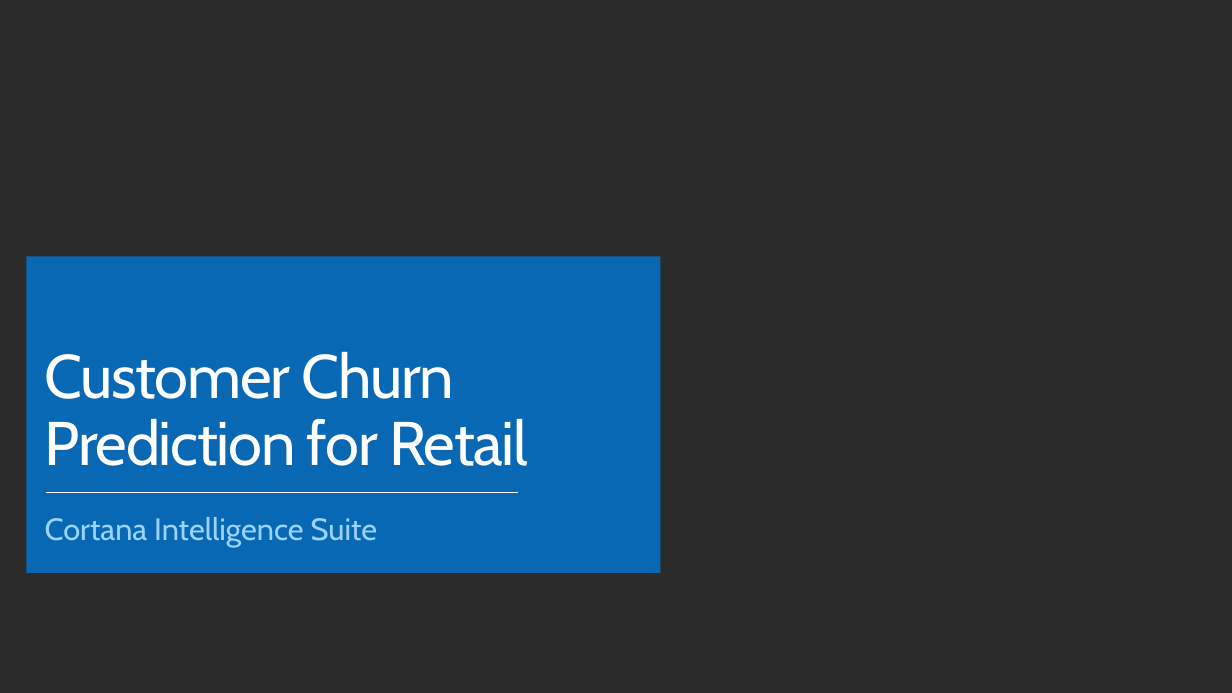
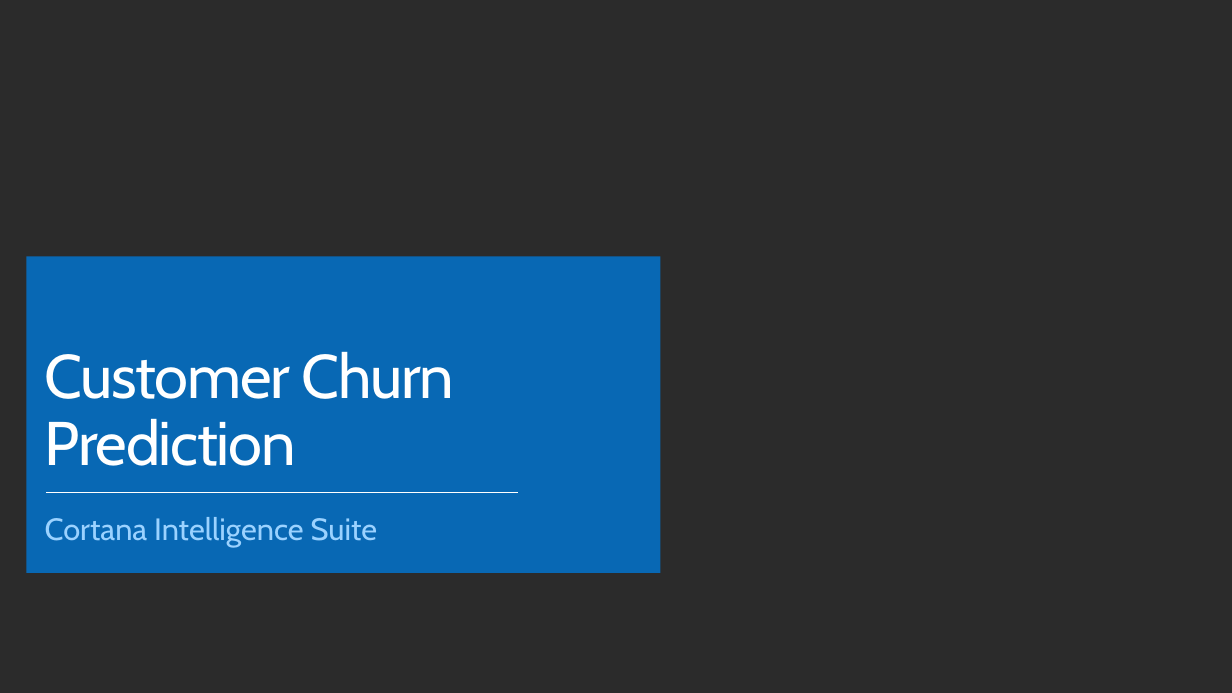
Before and after one commit to Azure/cortana-intelligence-churn-prediction-solution, a slide deck: slide 1 of Solution Overview for Business Audiences/Customer Churn Prediction Walking Deck.pptx. Drawn at 1232x693 pixels with LibreOffice and Linux fonts; fonts in the diff are those of the drawing; background and template pictures are left out; a plain dark background stands for a picture behind light text. Boxes give left, top, right and bottom in pixels: in the first picture for what was removed or moved away, otherwise in the second. Text is boxed around its words. In the diff, an @@ line names an element or a change of style, - is before the commit and + after.

```diff
--- a/Solution Overview for Business Audiences/Customer Churn Prediction Walking Deck.pptx
+++ b/Solution Overview for Business Audiences/Customer Churn Prediction Walking Deck.pptx
@@ title at [45, 351, 455, 466]: text changed @@
-Customer Churn Prediction for Retail
+Customer Churn Prediction
```
Also in this commit, not shown: 5 other slides changed.
